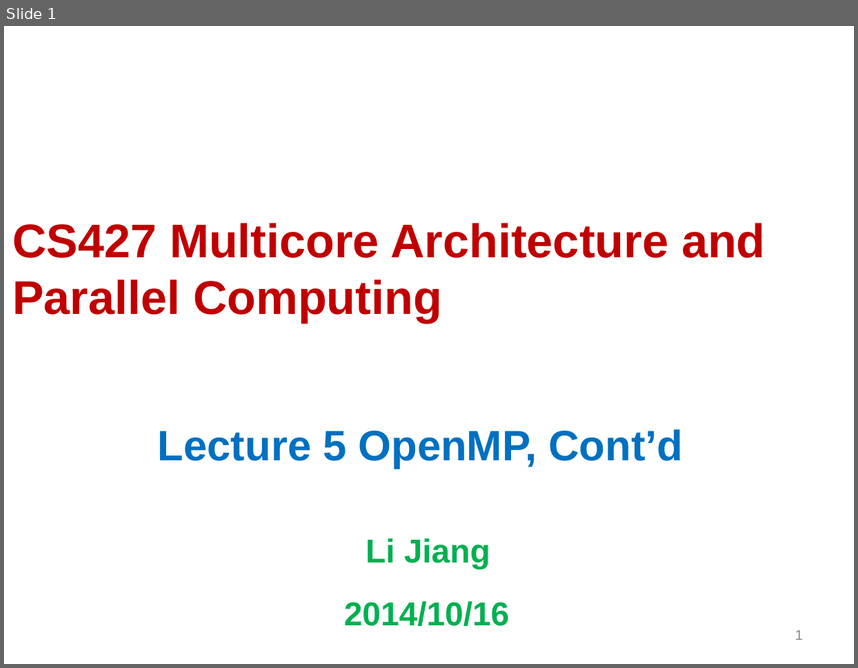
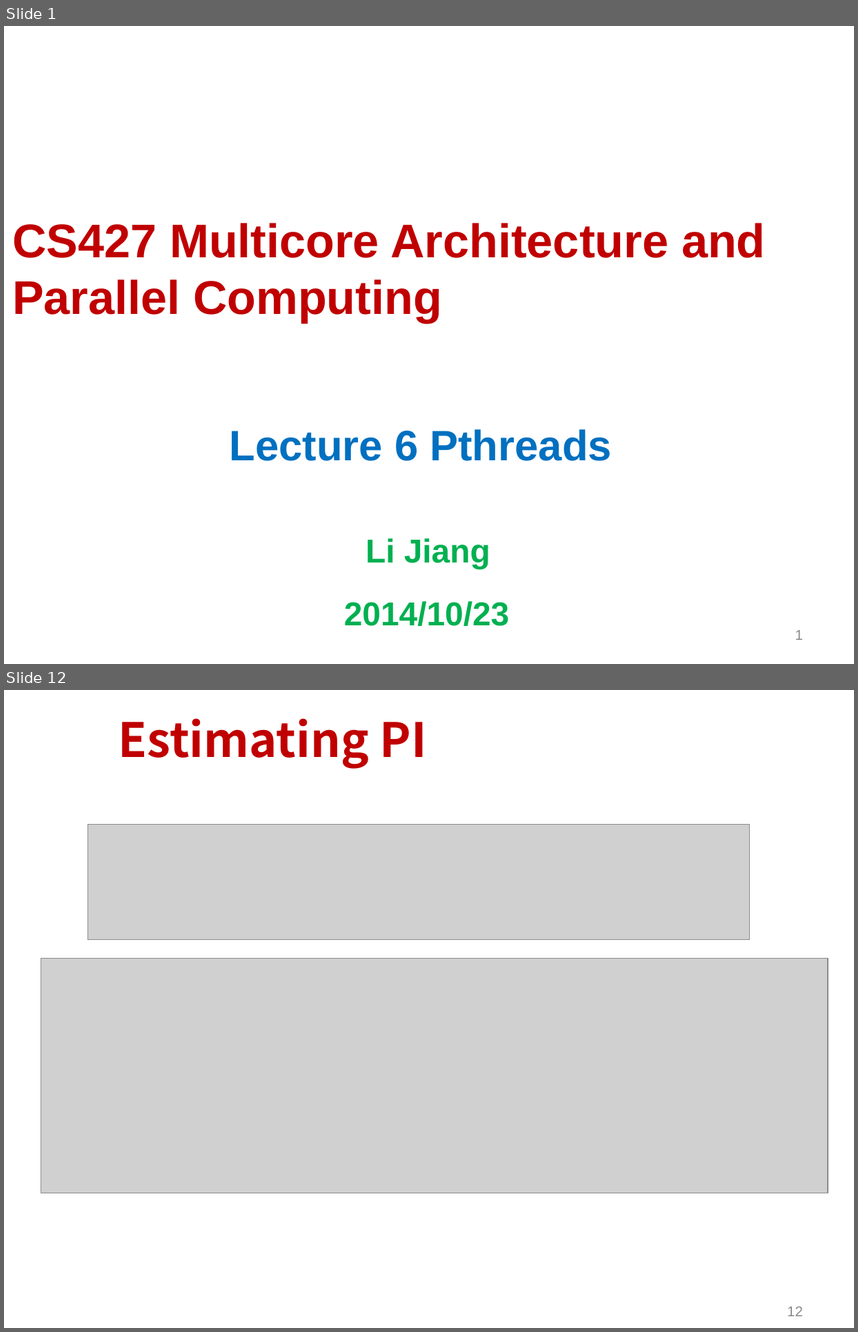
Before and after one commit to Tevic/CS427, a slide deck: files/Lecture05.pptx. Shown one above the other, each under a label of ours: slide 1 before the commit, slides 1 and 12 after it; the slides between them are not shown. The pictures are 858x668 and 858x1332 pixels, drawn with LibreOffice and Linux fonts; fonts in the diff are those of the drawing; grey boxes stand for pictures; background and template pictures are left out. Boxes give left, top, right and bottom in pixels: in the first picture for what was removed or moved away, otherwise in the second. Text is boxed around its words. In the diff, an @@ line names an element or a change of style, - is before the commit and + after.

```diff
--- a/files/Lecture05.pptx
+++ b/files/Lecture05.pptx
@@ slide 12 added at (4,690,854,1328), background #FFFFFF @@
@@ title added at (119,718,426,769), 40 pt, text #C00000, bold @@
+Estimating PI
@@ picture added at (87,825,749,939) @@
@@ picture added at (41,958,828,1193) @@
@@ page number added at (787,1306,803,1316), 12 pt, text #898989 @@
+12
@@ slide 1 changed as well @@
@@ subtitle at (230,429,611,461): text changed @@
-Lecture 5 OpenMP, Cont’d
+Lecture 6 Pthreads
@@ subtitle at (344,601,510,626): text changed @@
-2014/10/16
+2014/10/23
```
Also in this commit, not shown: 1 other slide changed, 48 other slides added, 43 slides removed, 15 other files.
